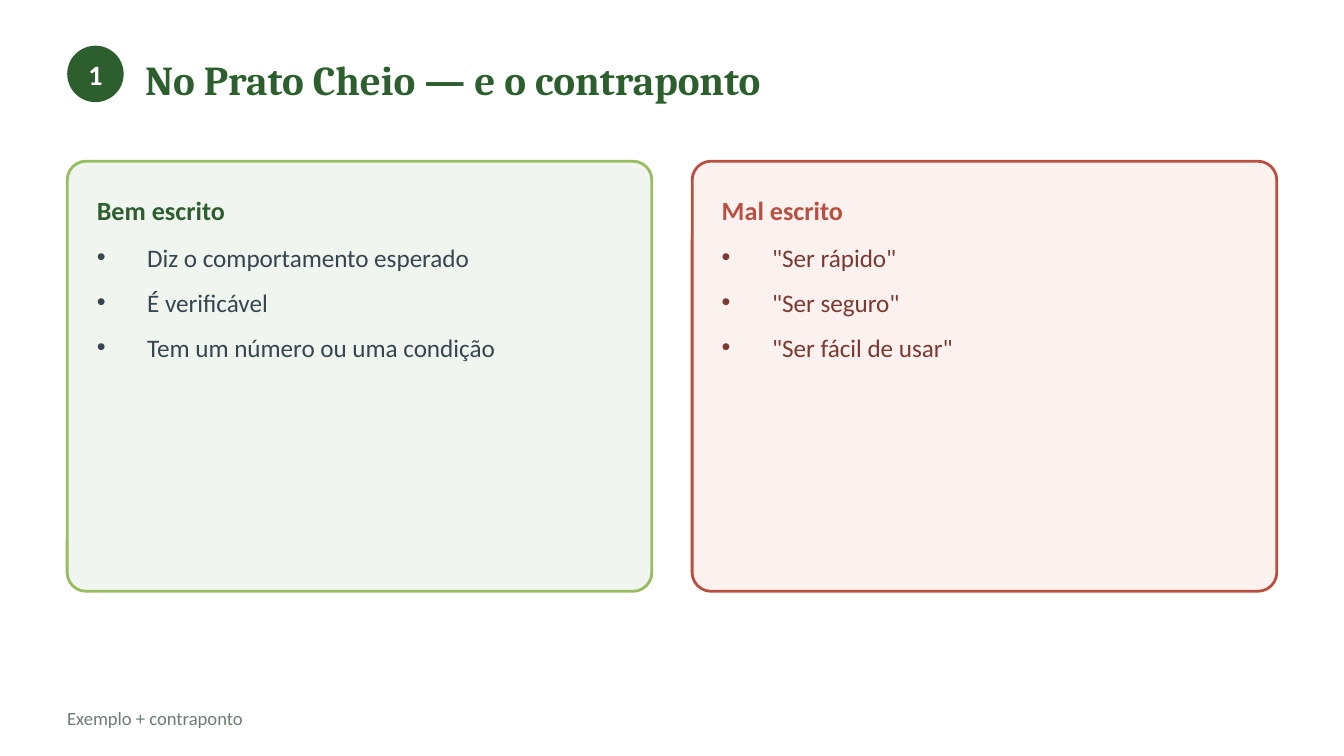
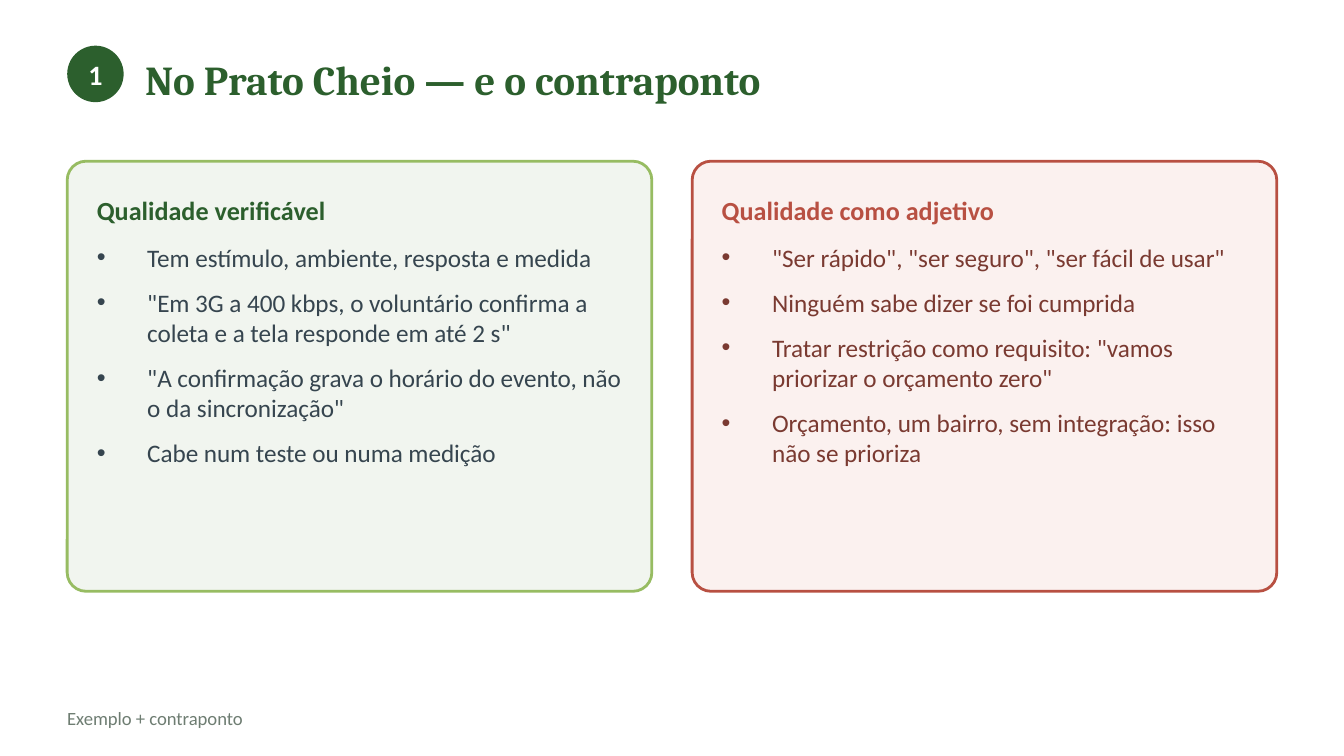
Before and after one commit to CatolicaSC-EngSoft/g1126-analise-projeto-desenvolvimento-agil-alunos, a slide deck: slide 7 of slides/aula-03-requisitos-historias-usuario.pptx (slide 6 before the commit). Drawn at 1344x756 pixels with LibreOffice and Linux fonts; fonts in the diff are those of the drawing. Boxes give left, top, right and bottom in pixels: in the first picture for what was removed or moved away, otherwise in the second. Text is boxed around its words. In the diff, an @@ line names an element or a change of style, - is before the commit and + after.

```diff
--- a/slides/aula-03-requisitos-historias-usuario.pptx
+++ b/slides/aula-03-requisitos-historias-usuario.pptx
@@ text at [97,201,326,224]: text changed @@
-Bem escrito
+Qualidade verificável
@@ text at [722,201,994,225]: text changed @@
-Mal escrito
+Qualidade como adjetivo
@@ text at [147,249,620,466]: text changed @@
-• Diz o comportamento esperado
-• É verificável
-• Tem um número ou uma condição
+• Tem estímulo, ambiente, resposta e medida
+• "Em 3G a 400 kbps, o voluntário confirma a coleta e a tela responde em até 2 s"
+• "A confirmação grava o horário do evento, não o da sincronização"
+• Cabe num teste ou numa medição
@@ text at [772,249,1225,466]: text changed @@
-• "Ser rápido"
-• "Ser seguro"
-• "Ser fácil de usar"
+• "Ser rápido", "ser seguro", "ser fácil de usar"
+• Ninguém sabe dizer se foi cumprida
+• Tratar restrição como requisito: "vamos priorizar o orçamento zero"
+• Orçamento, um bairro, sem integração: isso não se prioriza
```
Also in this commit, not shown: 11 other slides changed, 17 slides added, 3 slides removed, 2 other files.
